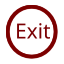
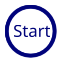
Layer changes from the first 64×64 image to the second:
showed "Paint Layer 2" over [5, 5, 58, 59]
hid "Paint Layer 1" over [5, 5, 58, 59]